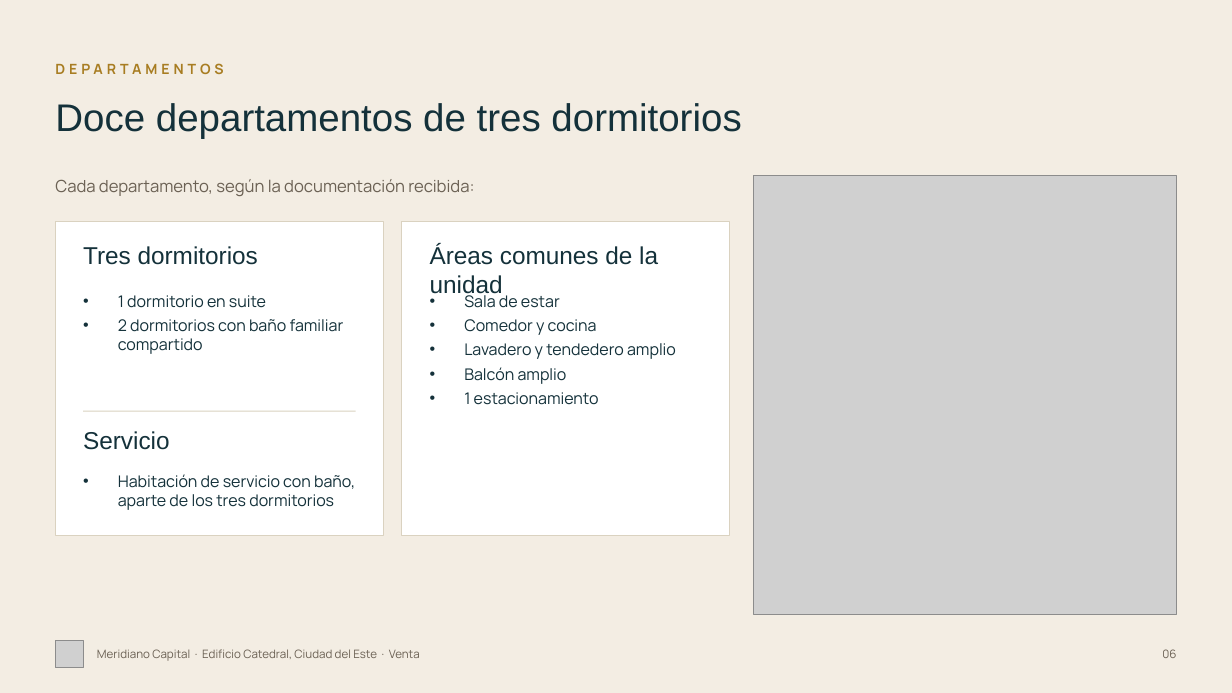
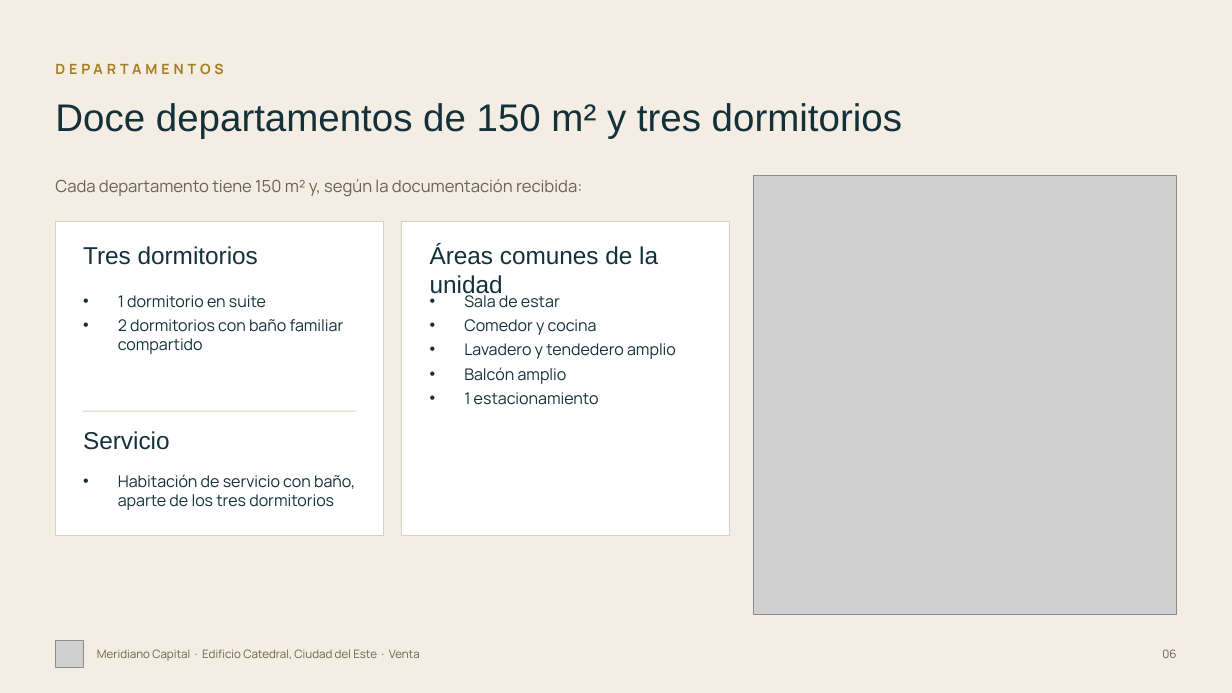
Before and after one commit to juanjosecastillo608/Meridiano-Capital, a slide deck: slide 6 of projects/meridiano-capital/presentaciones/edificio-catedral/entregables/Edificio_Catedral_Meridiano_FINAL.pptx. Drawn at 1232x693 pixels with LibreOffice and Linux fonts; fonts in the diff are those of the drawing; grey boxes stand for pictures. Boxes give left, top, right and bottom in pixels: in the first picture for what was removed or moved away, otherwise in the second. Text is boxed around its words. In the diff, an @@ line names an element or a change of style, - is before the commit and + after.

```diff
--- a/projects/meridiano-capital/presentaciones/edificio-catedral/entregables/Edificio_Catedral_Meridiano_FINAL.pptx
+++ b/projects/meridiano-capital/presentaciones/edificio-catedral/entregables/Edificio_Catedral_Meridiano_FINAL.pptx
@@ text at [55, 103, 902, 138]: text changed @@
-Doce departamentos de tres dormitorios
+Doce departamentos de 150 m² y tres dormitorios
@@ text at [55, 179, 582, 196]: text changed @@
-Cada departamento, según la documentación recibida:
+Cada departamento tiene 150 m² y, según la documentación recibida:
```
Also in this commit, not shown: 11 other slides changed, 16 other files.
